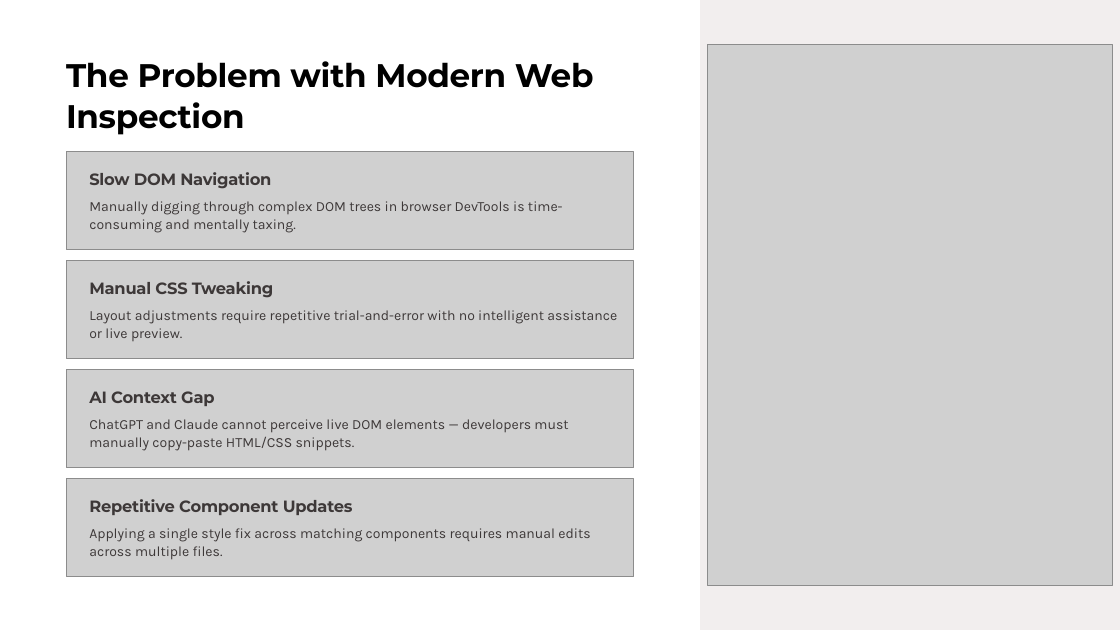
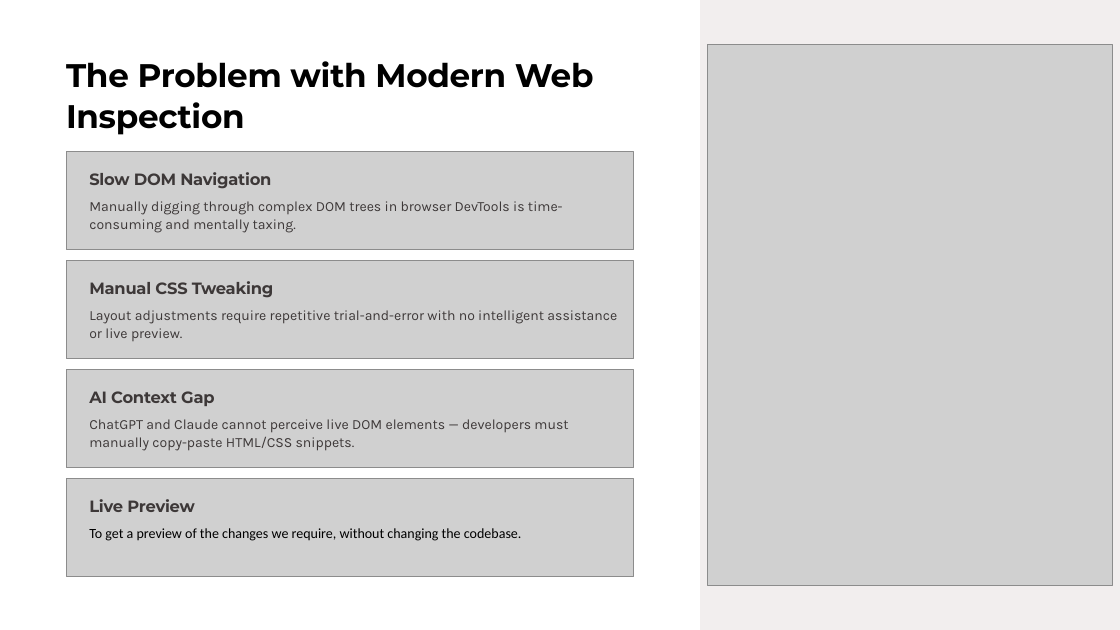
Before and after one commit to ChiragVasava/DOMLens, a slide deck: slide 2 of AI-Powered-UI-Inspector-and-DevTools-Companion.pptx. Drawn at 1120x630 pixels with LibreOffice and Linux fonts; fonts in the diff are those of the drawing; grey boxes stand for pictures; background and template pictures are left out. Boxes give left, top, right and bottom in pixels: in the first picture for what was removed or moved away, otherwise in the second. Text is boxed around its words. In the diff, an @@ line names an element or a change of style, - is before the commit and + after.

```diff
--- a/AI-Powered-UI-Inspector-and-DevTools-Companion.pptx
+++ b/AI-Powered-UI-Inspector-and-DevTools-Companion.pptx
@@ text at <box>89,499,195,512</box>: text changed @@
-Repetitive Component Updates
+Live Preview
@@ text at <box>89,528,522,541</box>: text changed; font Karla to Calibri; text colour #3D3838 to #000000 @@
-Applying a single style fix across matching components requires manual edits across multiple files.
+To get a preview of the changes we require, without changing the codebase.
```
Also in this commit, not shown: 14 other slides changed, 25 other files.
